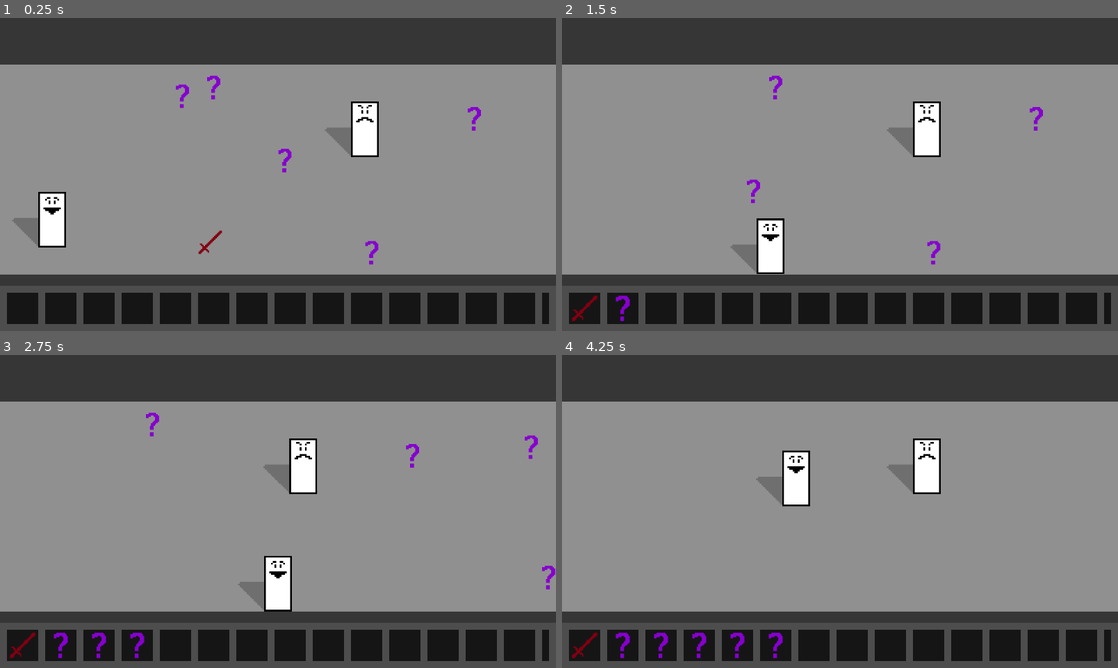
Above: before the commit, frames 1-4 (two rows, left to right).
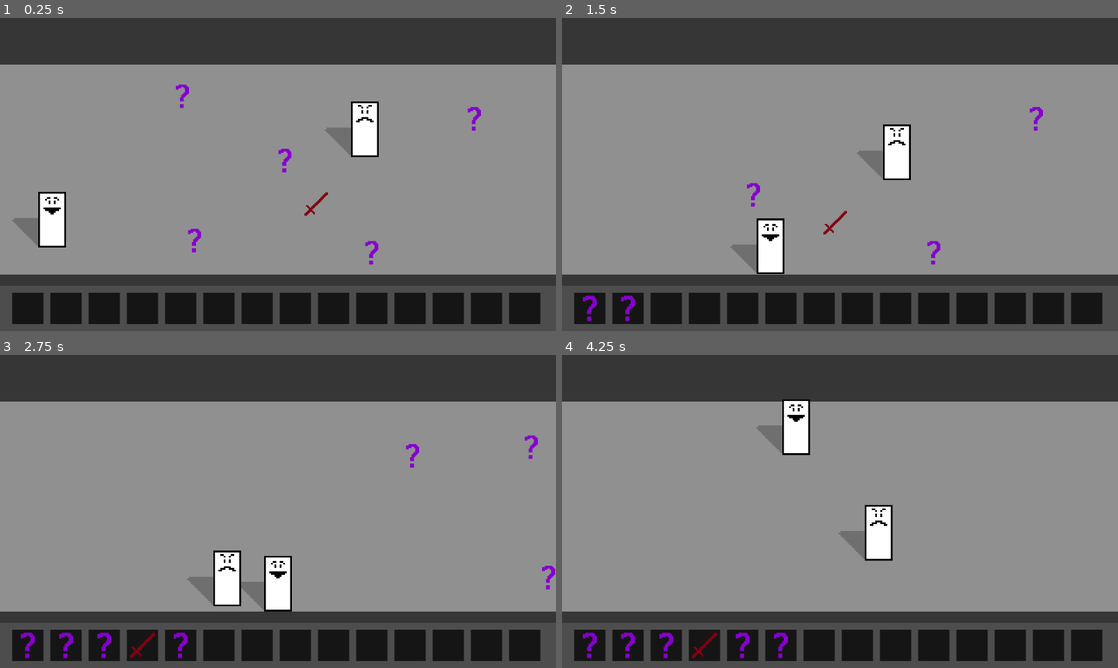
Above: after the commit, the same moments.

Repository: youkergav/Loot-Goblin
Game: Godot game, scene res://scenes/main.tscn
Same seed, same stepped clock (60 frames per second), same inputs: the game is played once before the commit and once after it.
Inputs:
- Up to frame 1 (0.25 s): no input
- Up to frame 2 (1.5 s): tap Enter at 0.5 s; hold Right (ui_right) 0.53-1.28 s; hold Down (ui_down) from 1.28 s (still down)
- Up to frame 3 (2.75 s): release Down (ui_down) at 2.03 s; hold Right (ui_right) from 2.03 s (still down)
- Up to frame 4 (4.25 s): release Right (ui_right) at 2.78 s; hold Up (ui_up) 2.78-3.53 s; hold Left (ui_left) from 3.53 s (still down)

The runs differ from the first frame. In frame 1, 3.2% of the frame differs, in the area x 1-99%, y 18-98%; in frame 2, 5.4%; in frame 3, 5.9%; in frame 4, 8.1%, in the area x 1-99%, y 14-98%.

Commit message:
Enemy movement... and queue system

Diff:
--- a/project.godot
+++ b/project.godot
@@ -69,6 +69,13 @@
 ]
 }
 
+[layer_names]
+
+2d_physics/layer_1="player"
+2d_physics/layer_2="enemy"
+2d_physics/layer_3="world"
+2d_physics/layer_4="items"
+
 [rendering]
 
 textures/canvas_textures/default_texture_filter=0
--- a/resources/items/item_junk.tres
+++ b/resources/items/item_junk.tres
@@ -1,7 +1,7 @@
 [gd_resource type="Resource" script_class="ItemData" load_steps=3 format=3 uid="uid://c5m2j664luubw"]
 
 [ext_resource type="Texture2D" uid="uid://7timgvt8m7sp" path="res://sprites/items/item_junk.png" id="1_p4bni"]
-[ext_resource type="Script" uid="uid://bw1c3cg2tfuvh" path="res://scripts/item_data.gd" id="2_26o2e"]
+[ext_resource type="Script" uid="uid://bw1c3cg2tfuvh" path="res://scripts/items/item_data.gd" id="2_26o2e"]
 
 [resource]
 script = ExtResource("2_26o2e")
--- a/resources/items/item_shield.tres
+++ b/resources/items/item_shield.tres
@@ -1,7 +1,7 @@
 [gd_resource type="Resource" script_class="ItemData" load_steps=3 format=3 uid="uid://cl6kob1u26wxn"]
 
 [ext_resource type="Texture2D" uid="uid://p6peo20i7yar" path="res://sprites/items/item_shield.png" id="1_5c3mg"]
-[ext_resource type="Script" uid="uid://bw1c3cg2tfuvh" path="res://scripts/item_data.gd" id="2_rum2y"]
+[ext_resource type="Script" uid="uid://bw1c3cg2tfuvh" path="res://scripts/items/item_data.gd" id="2_rum2y"]
 
 [resource]
 script = ExtResource("2_rum2y")
--- a/resources/items/item_sword.tres
+++ b/resources/items/item_sword.tres
@@ -1,7 +1,7 @@
 [gd_resource type="Resource" script_class="ItemData" load_steps=3 format=3 uid="uid://bf1cpvg7e8f65"]
 
 [ext_resource type="Texture2D" uid="uid://1v141y6mn52y" path="res://sprites/items/item_sword.png" id="1_ohwmg"]
-[ext_resource type="Script" uid="uid://bw1c3cg2tfuvh" path="res://scripts/item_data.gd" id="2_1hcy5"]
+[ext_resource type="Script" uid="uid://bw1c3cg2tfuvh" path="res://scripts/items/item_data.gd" id="2_1hcy5"]
 
 [resource]
 script = ExtResource("2_1hcy5")
--- a/scenes/main.tscn
+++ b/scenes/main.tscn
@@ -83,6 +83,8 @@
 [node name="Ceiling" type="StaticBody2D" parent="World"]
 position = Vector2(327, -101)
 scale = Vector2(7, 0.755)
+collision_layer = 4
+collision_mask = 3
 
 [node name="ColorRect" type="ColorRect" parent="World/Ceiling"]
 anchors_preset = 8
@@ -105,6 +107,8 @@
 z_index = -10
 position = Vector2(323, 111.999985)
 scale = Vector2(7.2238207, 1.0888526)
+collision_layer = 4
+collision_mask = 3
 
 [node name="ColorRect" type="ColorRect" parent="World/Floor"]
 anchors_preset = 8
@@ -127,6 +131,8 @@
 position = Vector2(-18, 45.000004)
 rotation = 1.5707964
 scale = Vector2(6.452, 0.6)
+collision_layer = 4
+collision_mask = 3
 
 [node name="CollisionShape2D" type="CollisionShape2D" parent="World/BarrierLeft"]
 shape = SubResource("RectangleShape2D_qycdh")
@@ -135,6 +141,8 @@
 position = Vector2(658, 45)
 rotation = 1.5707964
 scale = Vector2(6.452, 0.6)
+collision_layer = 4
+collision_mask = 3
 
 [node name="CollisionShape2D" type="CollisionShape2D" parent="World/BarrierLeft2"]
 shape = SubResource("RectangleShape2D_qycdh")
@@ -144,7 +152,7 @@
 position = Vector2(30, 38)
 
 [node name="WorldItemSword" parent="World" instance=ExtResource("3_ya4ey")]
-position = Vector2(121, 39)
+position = Vector2(182, 17)
 item_data = ExtResource("4_eb6dy")
 
 [node name="WorldItemShield" parent="World" instance=ExtResource("3_ya4ey")]
@@ -156,7 +164,7 @@
 item_data = ExtResource("6_a8y0u")
 
 [node name="WorldItemJunk10" parent="World" instance=ExtResource("3_ya4ey")]
-position = Vector2(123, -50)
+position = Vector2(112, 38)
 item_data = ExtResource("6_a8y0u")
 
 [node name="WorldItemJunk11" parent="World" instance=ExtResource("3_ya4ey")]
--- a/scenes/packed/enemy.tscn
+++ b/scenes/packed/enemy.tscn
@@ -1,12 +1,22 @@
-[gd_scene load_steps=4 format=3 uid="uid://b6c0437xdr4dq"]
+[gd_scene load_steps=6 format=3 uid="uid://b6c0437xdr4dq"]
 
 [ext_resource type="Texture2D" uid="uid://bjb30nw5r6mj" path="res://sprites/characters/character_shadow.png" id="1_808bg"]
+[ext_resource type="Script" uid="uid://cqde2wtrj6y1a" path="res://scripts/characters/enemy.gd" id="1_d80uj"]
 [ext_resource type="Texture2D" uid="uid://fu387cjw7ovo" path="res://sprites/characters/enemy.png" id="2_808bg"]
 
-[sub_resource type="RectangleShape2D" id="RectangleShape2D_mhmt7"]
+[sub_resource type="CircleShape2D" id="CircleShape2D_d80uj"]
+radius = 150.0
+
+[sub_resource type="RectangleShape2D" id="RectangleShape2D_d80uj"]
 size = Vector2(16, 7)
 
 [node name="Enemy" type="CharacterBody2D"]
+collision_layer = 2
+collision_mask = 4
+script = ExtResource("1_d80uj")
+move_speed = 90.0
+move_acceleration = 800.0
+move_friction = 600.0
 
 [node name="Shadow" type="Sprite2D" parent="."]
 modulate = Color(0, 0, 0, 0.22745098)
@@ -19,6 +29,14 @@
 texture = ExtResource("2_808bg")
 offset = Vector2(0, -12)
 
+[node name="PlayerDetectionZone" type="Area2D" parent="."]
+
+[node name="CollisionShape2D" type="CollisionShape2D" parent="PlayerDetectionZone"]
+shape = SubResource("CircleShape2D_d80uj")
+
 [node name="CollisionShape2D" type="CollisionShape2D" parent="."]
 position = Vector2(0, 0.5)
-shape = SubResource("RectangleShape2D_mhmt7")
+shape = SubResource("RectangleShape2D_d80uj")
+
+[connection signal="body_entered" from="PlayerDetectionZone" to="." method="_on_player_detection_zone_body_entered"]
+[connection signal="body_exited" from="PlayerDetectionZone" to="." method="_on_player_detection_zone_body_exited"]
--- a/scenes/packed/inventory.tscn
+++ b/scenes/packed/inventory.tscn
@@ -23,66 +23,66 @@
 anchors_preset = 2
 anchor_top = 1.0
 anchor_bottom = 1.0
-offset_top = -22.0
-offset_right = 312.0
+offset_top = -26.0
+offset_right = 320.0
 grow_vertical = 0
-theme_override_constants/margin_left = 4
+theme_override_constants/margin_left = 7
 theme_override_constants/margin_top = 4
-theme_override_constants/margin_right = 4
+theme_override_constants/margin_right = 7
 theme_override_constants/margin_bottom = 4
 
 [node name="ScrollContainer" type="ScrollContainer" parent="MarginContainer"]
-custom_minimum_size = Vector2(312, 3.21)
+custom_minimum_size = Vector2(282, 0)
 layout_mode = 2
 horizontal_scroll_mode = 3
 vertical_scroll_mode = 0
 
-[node name="HBoxContainer" type="HBoxContainer" parent="MarginContainer/ScrollContainer"]
+[node name="InventorySlotContainer" type="HBoxContainer" parent="MarginContainer/ScrollContainer"]
 layout_mode = 2
-size_flags_vertical = 0
+size_flags_horizontal = 3
 theme_override_constants/separation = 4
 
-[node name="IetmSlot1" parent="MarginContainer/ScrollContainer/HBoxContainer" instance=ExtResource("1_o8gsp")]
+[node name="IetmSlot2" parent="MarginContainer/ScrollContainer/InventorySlotContainer" instance=ExtResource("1_o8gsp")]
 layout_mode = 2
 
-[node name="IetmSlot2" parent="MarginContainer/ScrollContainer/HBoxContainer" instance=ExtResource("1_o8gsp")]
+[node name="IetmSlot3" parent="MarginContainer/ScrollContainer/InventorySlotContainer" instance=ExtResource("1_o8gsp")]
 layout_mode = 2
 
-[node name="IetmSlot3" parent="MarginContainer/ScrollContainer/HBoxContainer" instance=ExtResource("1_o8gsp")]
+[node name="IetmSlot4" parent="MarginContainer/ScrollContainer/InventorySlotContainer" instance=ExtResource("1_o8gsp")]
 layout_mode = 2
 
-[node name="IetmSlot4" parent="MarginContainer/ScrollContainer/HBoxContainer" instance=ExtResource("1_o8gsp")]
+[node name="IetmSlot5" parent="MarginContainer/ScrollContainer/InventorySlotContainer" instance=ExtResource("1_o8gsp")]
 layout_mode = 2
 
-[node name="IetmSlot5" parent="MarginContainer/ScrollContainer/HBoxContainer" instance=ExtResource("1_o8gsp")]
+[node name="IetmSlot6" parent="MarginContainer/ScrollContainer/InventorySlotContainer" instance=ExtResource("1_o8gsp")]
 layout_mode = 2
 
-[node name="IetmSlot6" parent="MarginContainer/ScrollContainer/HBoxContainer" instance=ExtResource("1_o8gsp")]
+[node name="IetmSlot7" parent="MarginContainer/ScrollContainer/InventorySlotContainer" instance=ExtResource("1_o8gsp")]
 layout_mode = 2
 
-[node name="IetmSlot7" parent="MarginContainer/ScrollContainer/HBoxContainer" instance=ExtResource("1_o8gsp")]
+[node name="IetmSlot8" parent="MarginContainer/ScrollContainer/InventorySlotContainer" instance=ExtResource("1_o8gsp")]
 layout_mode = 2
 
-[node name="IetmSlot8" parent="MarginContainer/ScrollContainer/HBoxContainer" instance=ExtResource("1_o8gsp")]
+[node name="IetmSlot9" parent="MarginContainer/ScrollContainer/InventorySlotContainer" instance=ExtResource("1_o8gsp")]
 layout_mode = 2
 
-[node name="IetmSlot9" parent="MarginContainer/ScrollContainer/HBoxContainer" instance=ExtResource("1_o8gsp")]
+[node name="IetmSlot10" parent="MarginContainer/ScrollContainer/InventorySlotContainer" instance=ExtResource("1_o8gsp")]
 layout_mode = 2
 
-[node name="IetmSlot10" parent="MarginContainer/ScrollContainer/HBoxContainer" instance=ExtResource("1_o8gsp")]
+[node name="IetmSlot11" parent="MarginContainer/ScrollContainer/InventorySlotContainer" instance=ExtResource("1_o8gsp")]
 layout_mode = 2
 
-[node name="IetmSlot11" parent="MarginContainer/ScrollContainer/HBoxContainer" instance=ExtResource("1_o8gsp")]
+[node name="IetmSlot12" parent="MarginContainer/ScrollContainer/InventorySlotContainer" instance=ExtResource("1_o8gsp")]
 layout_mode = 2
 
-[node name="IetmSlot12" parent="MarginContainer/ScrollContainer/HBoxContainer" instance=ExtResource("1_o8gsp")]
+[node name="IetmSlot13" parent="MarginContainer/ScrollContainer/InventorySlotContainer" instance=ExtResource("1_o8gsp")]
 layout_mode = 2
 
-[node name="IetmSlot13" parent="MarginContainer/ScrollContainer/HBoxContainer" instance=ExtResource("1_o8gsp")]
+[node name="IetmSlot14" parent="MarginContainer/ScrollContainer/InventorySlotContainer" instance=ExtResource("1_o8gsp")]
 layout_mode = 2
 
-[node name="IetmSlot14" parent="MarginContainer/ScrollContainer/HBoxContainer" instance=ExtResource("1_o8gsp")]
+[node name="IetmSlot15" parent="MarginContainer/ScrollContainer/InventorySlotContainer" instance=ExtResource("1_o8gsp")]
 layout_mode = 2
 
-[node name="IetmSlot15" parent="MarginContainer/ScrollContainer/HBoxContainer" instance=ExtResource("1_o8gsp")]
+[node name="IetmSlot16" parent="MarginContainer/ScrollContainer/InventorySlotContainer" instance=ExtResource("1_o8gsp")]
 layout_mode = 2
--- a/scenes/packed/item_slot.tscn
+++ b/scenes/packed/item_slot.tscn
@@ -1,6 +1,6 @@
 [gd_scene load_steps=3 format=3 uid="uid://buvd0mdx20tqq"]
 
-[ext_resource type="Script" uid="uid://bky48elkxwtbp" path="res://scripts/item_slot.gd" id="1_jfob3"]
+[ext_resource type="Script" uid="uid://bky48elkxwtbp" path="res://scripts/items/item_slot.gd" id="1_jfob3"]
 
 [sub_resource type="StyleBoxFlat" id="StyleBoxFlat_jfob3"]
 bg_color = Color(0.08235294, 0.08235294, 0.08235294, 1)
--- a/scenes/packed/player.tscn
+++ b/scenes/packed/player.tscn
@@ -1,6 +1,6 @@
 [gd_scene load_steps=7 format=3 uid="uid://dj1c5h2cw1g4m"]
 
-[ext_resource type="Script" uid="uid://faivtna4spb3" path="res://scripts/player.gd" id="1_dx721"]
+[ext_resource type="Script" uid="uid://faivtna4spb3" path="res://scripts/characters/player.gd" id="1_dx721"]
 [ext_resource type="Texture2D" uid="uid://bjb30nw5r6mj" path="res://sprites/characters/character_shadow.png" id="2_m6pdb"]
 [ext_resource type="Texture2D" uid="uid://bgbiodtualhk0" path="res://sprites/characters/player.png" id="3_m6pdb"]
 
@@ -14,6 +14,7 @@
 radius = 65.0
 
 [node name="Player" type="CharacterBody2D"]
+collision_mask = 4
 script = ExtResource("1_dx721")
 
 [node name="Shadow" type="Sprite2D" parent="."]
@@ -33,12 +34,14 @@
 shape = SubResource("RectangleShape2D_mhmt7")
 
 [node name="ItemPickupZone" type="Area2D" parent="."]
+collision_mask = 8
 
 [node name="CollisionShape2D" type="CollisionShape2D" parent="ItemPickupZone"]
 position = Vector2(0, 1)
 shape = SubResource("RectangleShape2D_dx721")
 
 [node name="ItemMagnetZone" type="Area2D" parent="."]
+collision_mask = 8
 
 [node name="CollisionShape2D" type="CollisionShape2D" parent="ItemMagnetZone"]
 position = Vector2(0, -12)
--- a/scenes/packed/world_item.tscn
+++ b/scenes/packed/world_item.tscn
@@ -1,12 +1,13 @@
 [gd_scene load_steps=3 format=3 uid="uid://lh0msmgkv2ey"]
 
-[ext_resource type="Script" uid="uid://crvjyuw4pmfhe" path="res://scripts/world_item.gd" id="1_5t22k"]
+[ext_resource type="Script" uid="uid://crvjyuw4pmfhe" path="res://scripts/items/world_item.gd" id="1_5t22k"]
 
 [sub_resource type="RectangleShape2D" id="RectangleShape2D_tbgi4"]
 size = Vector2(20.000004, 20)
 
 [node name="WorldItem" type="Area2D" groups=["world_item"]]
 scale = Vector2(0.75, 0.75)
+collision_layer = 8
 script = ExtResource("1_5t22k")
 
 [node name="Sprite" type="Sprite2D" parent="."]
--- /dev/null
+++ b/scripts/characters/character.gd
@@ -0,0 +1,29 @@
+extends CharacterBody2D
+class_name Character
+
+@export_group("Movement")
+@export var move_speed: float = 120.0
+@export var move_acceleration: float = 750.0
+@export var move_friction: float = 650.0
+
+
+func _physics_process(delta):
+    var direction = get_movement_direction()
+    apply_movement(direction, delta)
+
+# Used to override in child classes
+func get_movement_direction() -> Vector2:
+    return Vector2.ZERO
+
+func apply_movement(direction: Vector2, delta: float):
+    # Normalize to prevent faster diagonal movement
+    direction = direction.normalized()
+
+    if direction != Vector2.ZERO:
+        velocity.x = move_toward(velocity.x, move_speed * direction.x, move_acceleration * delta)
+        velocity.y = move_toward(velocity.y, move_speed * direction.y, move_acceleration * delta)
+    else:
+        velocity.x = move_toward(velocity.x, 0, move_friction * delta)
+        velocity.y = move_toward(velocity.y, 0, move_friction * delta)
+
+    move_and_slide()
--- /dev/null
+++ b/scripts/characters/enemy.gd
@@ -0,0 +1,78 @@
+extends Character
+class_name Enemy
+
+
+@export_group("AI")
+@export var reaction_time: float = 0.3
+@export var stop_distance: float = 30.0
+@export var pause_chance: float = 0.02
+@export var pause_duration: float = 0.5
+
+@onready var player: Player = get_tree().get_first_node_in_group("player")
+@onready var detection_zone = $PlayerDetectionZone
+
+var player_in_range: bool = false
+var reaction_timer: float = 0.0
+var should_chase: bool = false
+var movement_offset: Vector2 = Vector2.ZERO
+var offset_timer: float = 0.0
+var is_paused: bool = false
+var pause_timer: float = 0.0
+
+
+func _ready() -> void:
+    randomize_movement_speed()
+
+func _physics_process(delta: float) -> void:
+    update_pause_state(delta)
+    update_chase_state(delta)
+    update_movement_variation(delta)
+
+    super._physics_process(delta)
+
+func _on_player_detection_zone_body_entered(body: Node2D) -> void:
+    if body.is_in_group("player"):
+        player_in_range = true
+
+func _on_player_detection_zone_body_exited(body: Node2D) -> void:
+    if body.is_in_group("player"):
+        player_in_range = false
+
+func get_movement_direction() -> Vector2:
+    if is_paused or not should_chase:
+        return Vector2.ZERO
+
+    var target_pos = player.global_position + movement_offset
+    var distance_to_target = global_position.distance_to(target_pos)
+
+    if distance_to_target > stop_distance:
+        return (target_pos - global_position).normalized()
+
+    return Vector2.ZERO
+
+func randomize_movement_speed() -> void:
+    move_speed *= randf_range(0.8, 1.2)
+
+func update_pause_state(delta: float) -> void:
+    if is_paused:
+        pause_timer -= delta
+        if pause_timer <= 0:
+            is_paused = false
+    elif should_chase and randf() < pause_chance:
+        is_paused = true
+        pause_timer = randf_range(0.3, pause_duration)
+
+func update_chase_state(delta: float) -> void:
+    if player_in_range and not should_chase:
+        reaction_timer += delta
+        if reaction_timer >= reaction_time:
+            should_chase = true
+    elif not player_in_range:
+        should_chase = false
+        reaction_timer = 0.0
+
+func update_movement_variation(delta: float) -> void:
+    offset_timer += delta
+    if offset_timer >= randf_range(0.5, 1.0):
+        movement_offset = Vector2(randf_range(-15, 15), randf_range(-15, 15))
+        offset_timer = 0.0
--- a/scripts/player.gd
+++ b/scripts/characters/player.gd
@@ -1,9 +1,5 @@
-extends CharacterBody2D
-
-@export_group("Movement")
-@export var move_speed: float = 120.0
-@export var move_acceleration: float = 750.0
-@export var move_friction: float = 650.0
+extends Character
+class_name Player
 
 @export_group("Magnetic Pull")
 @export var magnetic_strength: float = 1500.0
@@ -18,11 +14,8 @@
 
 
 func _physics_process(delta: float) -> void:
-    move_player(delta)
-
-    for item in magnet_attracted_items:
-        if is_instance_valid(item):
-            pull_item_towards_player(item, delta)
+    pull_magnetized_items(delta)
+    super._physics_process(delta)
 
 func _on_item_pickup_zone_area_entered(area: Area2D) -> void:
     if area.is_in_group("world_item"):
@@ -37,23 +30,16 @@
 func _on_item_magnet_zone_area_exited(area: Area2D) -> void:
     magnet_attracted_items.erase(area)
 
-func move_player(delta):
-    # Get 2D movement direction
+func get_movement_direction() -> Vector2:
     var direction = Vector2.ZERO
     direction.x = Input.get_axis("ui_left", "ui_right")
     direction.y = Input.get_axis("ui_up", "ui_down")
+    return direction
 
-    # Normalize to prevent faster diagonal movement
-    direction = direction.normalized()
-
-    if direction != Vector2.ZERO:
-        velocity.x = move_toward(velocity.x, move_speed * direction.x, move_acceleration * delta)
-        velocity.y = move_toward(velocity.y, move_speed * direction.y, move_acceleration * delta)
-    else:
-        velocity.x = move_toward(velocity.x, 0, move_friction * delta)
-        velocity.y = move_toward(velocity.y, 0, move_friction * delta)
-
-    move_and_slide()
+func pull_magnetized_items(delta):
+    for item in magnet_attracted_items:
+        if is_instance_valid(item):
+            pull_item_towards_player(item, delta)
 
 func pull_item_towards_player(item, delta):
     var direction = global_position - item.global_position
--- a/scripts/inventory.gd
+++ b/scripts/inventory.gd
@@ -2,31 +2,63 @@
 
 @export var inventory_slot_scene: PackedScene
 
+@onready var inventory_container = $MarginContainer/ScrollContainer/InventorySlotContainer
+@onready var player = get_tree().get_first_node_in_group("player")
+
+func _ready() -> void:
+    update_equipped_item()
+
 # This is a workaround override to hide the forbidden cursor because there is
-# no way to change the default behavior in Godot :)
+# no way to change the default behavior in Godot... :)
 func _process(_delta: float) -> void:
     if Input.get_current_cursor_shape() == CURSOR_FORBIDDEN:
         DisplayServer.cursor_set_shape(DisplayServer.CURSOR_ARROW)
 
 func add_item(item_data: ItemData) -> void:
-    var container = $MarginContainer/ScrollContainer/HBoxContainer
-
-    # Try to add item to empty inventory slot
-    for inventory_slot in container.get_children():
+    # Queue system - always add to the rightmost empty slot
+    for inventory_slot in inventory_container.get_children():
         if inventory_slot.item_data == null:
             inventory_slot.item_data = item_data
             inventory_slot.update_ui()
-
+            update_equipped_item()
             return
 
     # No empty slot found, create a new one
     if inventory_slot_scene:
         var new_slot = inventory_slot_scene.instantiate()
-        container.add_child(new_slot)
+        inventory_container.add_child(new_slot)
         new_slot.item_data = item_data
         new_slot.update_ui()
+        update_equipped_item()
 
-func remove_item(inventory_slot: Panel) -> void:
-    if inventory_slot.item_data:
-        inventory_slot.item_data = null
-        inventory_slot.update_ui()
+func remove_item_and_shift(removed_slot: Panel) -> void:
+    var slots = inventory_container.get_children()
+    var removed_index = slots.find(removed_slot)
+
+    if removed_index == -1:
+        return
+
+    # Shift all items from right to left
+    for i in range(removed_index, slots.size() - 1):
+        slots[i].item_data = slots[i + 1].item_data
+        slots[i].update_ui()
+
+    # Clear the last slot
+    slots[slots.size() - 1].item_data = null
+    slots[slots.size() - 1].update_ui()
+
+    # Update what's equipped after queue shift
+    update_equipped_item()
+
+func update_equipped_item() -> void:
+    var slots = inventory_container.get_children()
+
+    # Check if first slot has an equippable item
+    if slots.size() > 0 and slots[0].item_data and slots[0].item_data.is_equippable:
+        # Equip the first slot's item
+        player.equipped_item_data = slots[0].item_data
+        player.sprite.modulate = slots[0].item_data.color
+    else:
+        # First slot is empty or not equippable - unequip
+        player.equipped_item_data = null
+        player.sprite.modulate = Color.WHITE
--- a/scripts/item_slot.gd
+++ b/scripts/items/item_slot.gd
@@ -26,15 +26,8 @@
     return self
 
 func _can_drop_data(_at_position: Vector2, _data: Variant) -> bool:
-    return true
-
-func _drop_data(_at_position: Vector2, dropped_slot: Variant) -> void:
-    var temp = item_data
-    item_data = dropped_slot.item_data
-    dropped_slot.item_data = temp
-
-    update_ui()
-    dropped_slot.update_ui()
+    # No slots accept drops - queue system only
+    return false
 
 func update_ui() -> void:
     # Safely get icon reference for editor preview
--- a/scripts/world_drop_zone.gd
+++ b/scripts/world_drop_zone.gd
@@ -8,31 +8,26 @@
 @onready var camera = get_tree().get_first_node_in_group("camera")
 
 func _can_drop_data(_at_position: Vector2, data: Variant) -> bool:
-	return data.item_data != null
+    return data.item_data != null
 
 func _drop_data(at_position: Vector2, inventory_slot: Variant) -> void:
-	var item_data = inventory_slot.item_data
+    var item_data = inventory_slot.item_data
 
-	inventory.remove_item(inventory_slot)
+    # Remove from queue and shift everything left
+    inventory.remove_item_and_shift(inventory_slot)
 
-	# Check if equippable, else drop on ground
-	if item_data.is_equippable:
-		var old_item = player.equip_item(item_data)
-		if old_item:
-			inventory.add_item(old_item)
-	else:
-		spawn_item_in_world(item_data, at_position)
+    spawn_item_in_world(item_data, at_position)
 
 func spawn_item_in_world(item_data: ItemData, screen_position: Vector2) -> void:
-	# Convert screen position to world position
-	var world_position = camera.global_position + (screen_position - get_viewport_rect().size / 2)
+    # Convert screen position to world position
+    var world_position = camera.global_position + (screen_position - get_viewport_rect().size / 2)
 
-	# Create the world item
-	var new_item = world_item_scene.instantiate()
-	new_item.item_data = item_data
-	new_item.global_position = world_position
+    # Create the world item
+    var new_item = world_item_scene.instantiate()
+    new_item.item_data = item_data
+    new_item.global_position = world_position
 
-	world.add_child(new_item)
-	player.magnet_attracted_items.append(new_item)
+    world.add_child(new_item)
+    player.magnet_attracted_items.append(new_item)
 
-	print("Dropped non-equippable item: ", item_data.item_name)
+    print("Dropped: ", item_data.item_name)
Not shown, added: scripts/characters/character.gd.uid
Not shown, added: scripts/characters/enemy.gd.uid
Renamed: scripts/player.gd.uid -> scripts/characters/player.gd.uid
Renamed: scripts/item_data.gd -> scripts/items/item_data.gd
Renamed: scripts/item_data.gd.uid -> scripts/items/item_data.gd.uid
Renamed: scripts/item_slot.gd.uid -> scripts/items/item_slot.gd.uid
Renamed: scripts/world_item.gd -> scripts/items/world_item.gd
Renamed: scripts/world_item.gd.uid -> scripts/items/world_item.gd.uid
